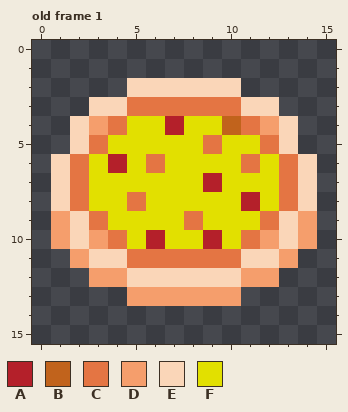
Two versions of one pixel-art file, sprites/pepperoni_pizza_big.aseprite. This is how it looked before the edit.
16x16 pixels, 1 frame. Shown: old frame 1. The commit also changed other frames, which this record leaves out.
Palette (. is transparent): A #b4202a  B #c1631c  C #e47543  D #f59e6c  E #fad6b8  F #e2e000
Pixels before, old frame 1, first column x 1:
 2 ....EEEEEE....
 3 ..EECCCCCCEE..
 4 .EDCFFAFFBCDE.
 5 .ECFFFFFCFFCE.
 6 ECFAFCFFFFCFCE
 7 ECFFFFFFAFFFCE
 8 ECFFCFFFFFAFCE
 9 DECFFFFCFFFCED
10 DEDCFAFFAFCDED
11 .DEECCCCCCEED.
12 ..DDEEEEEEDD..
13 ....DDDDDD....
The same view after the edit:
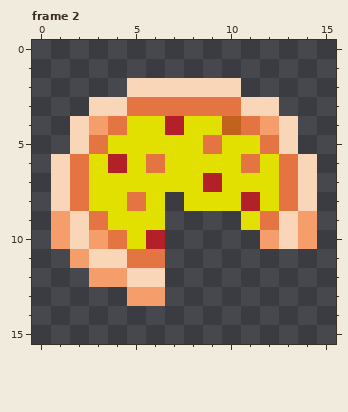
A new or re-ordered frame is compared with the old frame closest to it.
Log entry: animated pizzas
What changed:
frames 1 -> 5
Changed rows in their new state; - is an unchanged pixel.
Frame 2 is new; against old frame 1:
first column x 7:
 8 .------
 9 ....---
10 .....--
11 .......
12 ......-
13 ....---
Where, in picture pixels (left, top, right, bottom), the same in both pictures:
erased: (165, 192, 298, 306)
